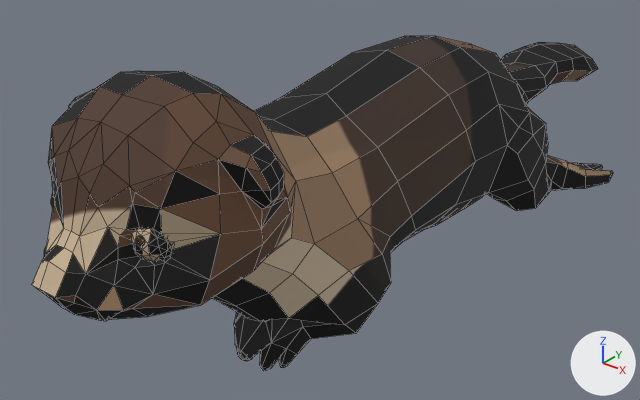
The FBX model Assets/ArtResource/Otter/SeaOtter/sea_otter.fbx, before and after one commit.
The view is the same before and after, from a 50 mm camera at (0.349, -0.537, 0.405) aimed at (-0.035, -0.056, 0.106). The axes (+X, +Y, +Z) are drawn at lower right. The lights are the same throughout. The picture after the commit comes second. Mesh edges are drawn as thin lines. Where no turn or scale is listed for an object, it has been applied to the vertices.

The first picture shows 'SeaOtter'.
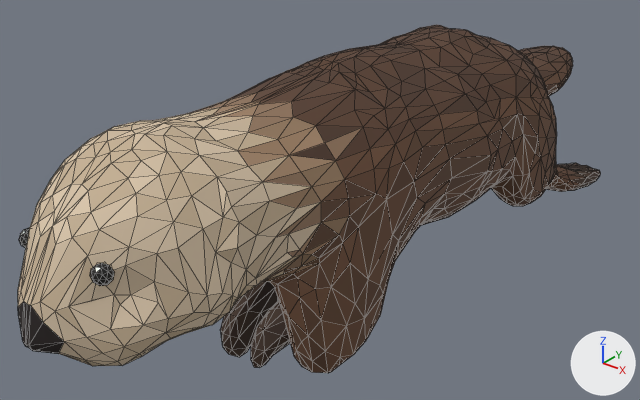
The change, as a list of edits to the scene's bpy script:
```text
Change me_seaotter:
    used by ob_seaotter; location = (0.0, 0.0, 0.0)
    remove me_seaotter.from_pydata(...)  # 1137 vertices, 1730 faces; spans x -0.104..0.103, y -0.326..0.334, z 0.035..0.26
    add me_seaotter.from_pydata(...)  # 1685 vertices, 3358 faces; spans x -0.09..0.09, y -0.339..0.286, z 0.04..0.232
    me_seaotter part 1: a new loose piece, an icosphere of 80 faces spanning x -0.035..-0.024, y -0.315..-0.303, z 0.175..0.187, in mat_seaotter (picture img_sea_otter_basecolor_jpg)
    me_seaotter part 2: a new loose piece, an icosphere of 80 faces spanning x 0.024..0.035, y -0.315..-0.303, z 0.175..0.187, in mat_seaotter (picture img_sea_otter_basecolor_jpg)
    me_seaotter part 3: the loose piece of 759 vertices spanning x -0.104..0.103, y -0.326..0.334, z 0.035..0.26 is rebuilt with 1601 vertices and now spans x -0.09..0.09, y -0.339..0.286, z 0.04..0.232
    me_seaotter part 4: the loose piece of 189 vertices spanning x 0.019..0.046, y -0.29..-0.261, z 0.176..0.204 is deleted
    other edits to the shape of me_seaotter do not show in these pictures
```

What differs and where, as boxes (x1, y1, x2, y2) in the pictures (640 x 400 px):
'SeaOtter', reshaped
    before: (32, 36, 613, 371)
    after: (18, 25, 601, 373)
part 1 of me_seaotter, added
    after: (19, 227, 30, 248)
part 2 of me_seaotter, added
    after: (90, 263, 114, 286)
part 3 of me_seaotter, rebuilt
    before: (32, 36, 613, 371)
    after: (18, 25, 601, 373)
part 4 of me_seaotter, deleted
    before: (131, 229, 172, 262)
